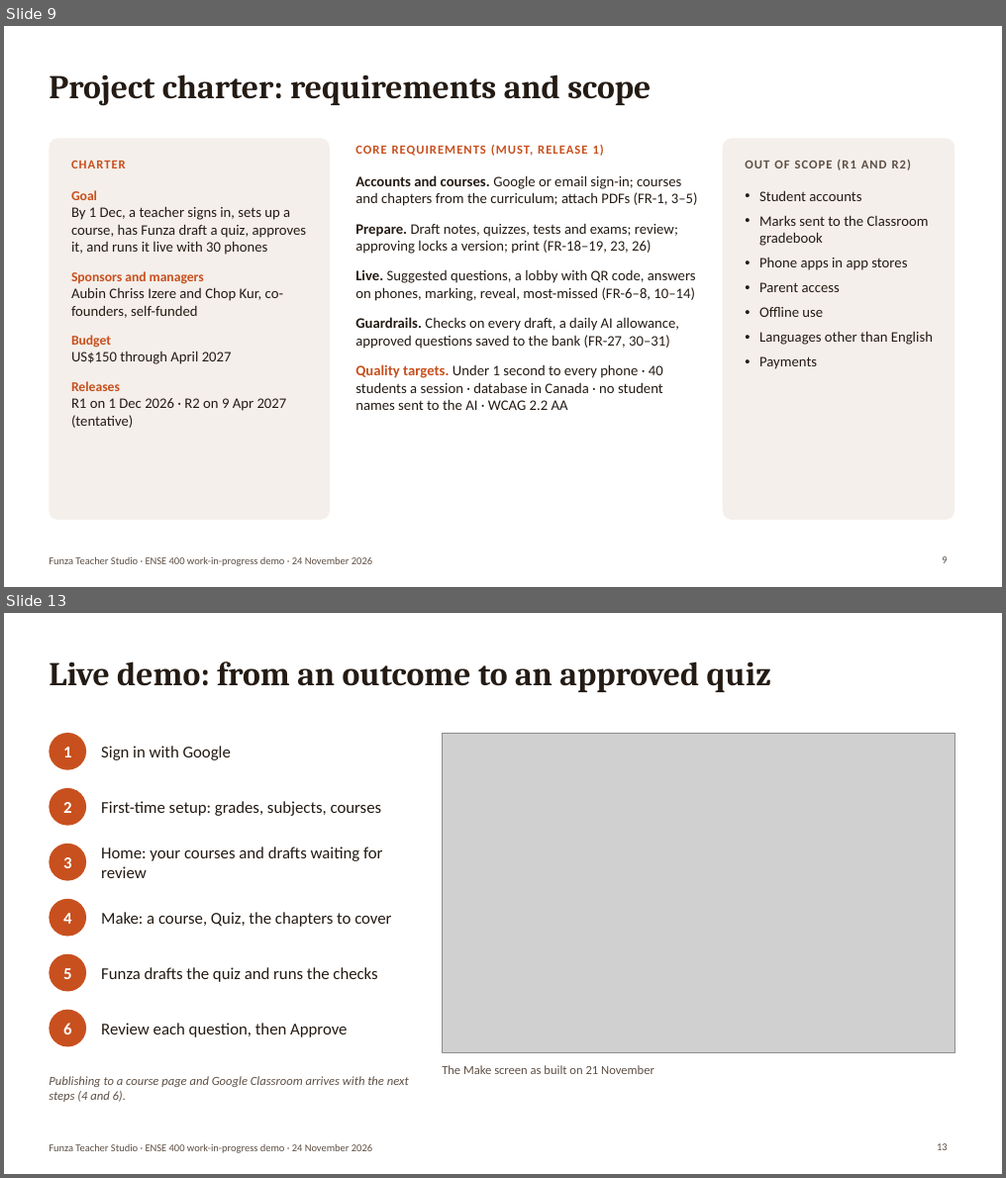
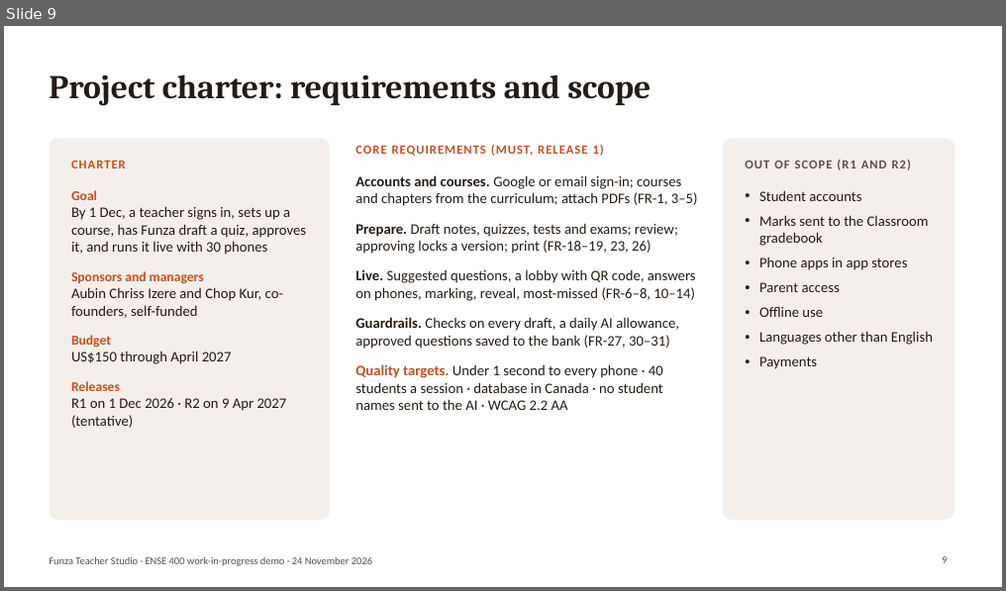
Before and after one commit to Binborg1/Final-2027, a slide deck: docs/06_presentations/01_work_in_progress_demo/01_work_in_progress_demo.pptx. Shown one above the other, each under a label of ours: slides 9 and 13 before the commit, slide 9 after it; the slides between them are not shown. The pictures are 1006x1178 and 1006x591 pixels, drawn with LibreOffice and Linux fonts; fonts in the diff are those of the drawing; grey boxes stand for pictures. Boxes give left, top, right and bottom in pixels: in the first picture for what was removed or moved away, otherwise in the second. Text is boxed around its words. In the diff, an @@ line names an element or a change of style, - is before the commit and + after.

Commit message:
Demo locked in

```diff
--- a/docs/06_presentations/01_work_in_progress_demo/01_work_in_progress_demo.pptx
+++ b/docs/06_presentations/01_work_in_progress_demo/01_work_in_progress_demo.pptx
@@ slide 13 removed at (x1=4, y1=613, x2=1002, y2=1174), background #FFFFFF; not listed: 1 template element that a slide beside it also shows @@
@@ title removed at (x1=49, y1=662, x2=771, y2=692) @@
-Live demo: from an outcome to an approved quiz
@@ ellipse removed at (x1=49, y1=733, x2=86, y2=770) @@
@@ text removed at (x1=63, y1=747, x2=71, y2=758) @@
-1
@@ text removed at (x1=101, y1=746, x2=231, y2=761) @@
-Sign in with Google
@@ picture removed at (x1=442, y1=733, x2=954, y2=1054) @@
@@ ellipse removed at (x1=49, y1=788, x2=86, y2=826) @@
@@ text removed at (x1=63, y1=802, x2=71, y2=813) @@
-2
@@ text removed at (x1=101, y1=801, x2=382, y2=816) @@
-First-time setup: grades, subjects, courses
@@ ellipse removed at (x1=49, y1=844, x2=86, y2=881) @@
@@ text removed at (x1=101, y1=847, x2=382, y2=878) @@
-Home: your courses and drafts waiting for review
@@ text removed at (x1=63, y1=858, x2=71, y2=868) @@
-3
@@ ellipse removed at (x1=49, y1=899, x2=86, y2=937) @@
@@ text removed at (x1=63, y1=913, x2=71, y2=924) @@
-4
@@ text removed at (x1=101, y1=912, x2=391, y2=927) @@
-Make: a course, Quiz, the chapters to cover
@@ ellipse removed at (x1=49, y1=955, x2=86, y2=992) @@
@@ text removed at (x1=63, y1=968, x2=71, y2=979) @@
-5
@@ text removed at (x1=101, y1=967, x2=377, y2=982) @@
-Funza drafts the quiz and runs the checks
@@ ellipse removed at (x1=49, y1=1010, x2=86, y2=1048) @@
@@ text removed at (x1=63, y1=1023, x2=71, y2=1035) @@
-6
@@ text removed at (x1=101, y1=1023, x2=347, y2=1038) @@
-Review each question, then Approve
@@ text removed at (x1=49, y1=1076, x2=409, y2=1102) @@
-Publishing to a course page and Google Classroom arrives with the next steps (4 and 6).
@@ text removed at (x1=442, y1=1065, x2=654, y2=1074) @@
-The Make screen as built on 21 November
@@ page number removed at (x1=937, y1=1144, x2=947, y2=1151) @@
-13
```
Also in this commit, not shown: 8 slides changed, 1 slide added, 1 other slide removed, 3 other files.
